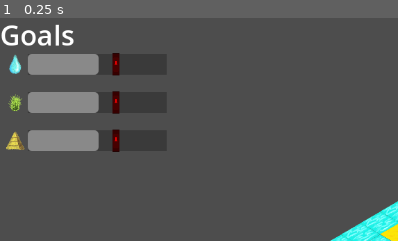
Above: before the commit, frame 1.
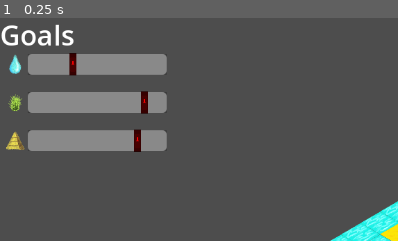
Above: after the commit, the same moment.

Repository: matouseek/game_jam_24
Game: Godot game, scene res://scenes/game.tscn
The game is run twice, just before and just after one commit, with the same random seed, the same clock (stepped at 60 frames per second) and the same inputs. The engine's default icon, where the game draws it, is replaced by a stand-in: a white triangle on a blue panel in a dark square.
Inputs:
- Up to frame 1 (0.25 s): no input
The pictures show only the part of the screen within x 0-50%, y 0-50%; the shares and areas given below are measured in that part.

The runs differ from the first frame. In frame 1, 5.2% of the frame differs, in the area x 17-42%, y 15-61%.

Commit message:
Setting goals works

Diff:
--- a/project.godot
+++ b/project.godot
@@ -19,6 +19,7 @@
 
 PS="*res://scripts/player_state.gd"
 HUD="*res://scenes/hud.tscn"
+G="*res://scripts/goals.gd"
 
 [display]
 
--- a/scenes/hud.tscn
+++ b/scenes/hud.tscn
@@ -93,6 +93,7 @@
 offset_right = 240.0
 offset_bottom = 30.0
 theme_override_styles/background = SubResource("StyleBoxFlat_fhote")
+max_value = 50.0
 value = 50.0
 show_percentage = false
 metadata/_edit_use_anchors_ = true
@@ -118,6 +119,7 @@
 offset_right = 240.0
 offset_bottom = 30.0
 theme_override_styles/background = SubResource("StyleBoxFlat_fhote")
+max_value = 50.0
 value = 50.0
 show_percentage = false
 metadata/_edit_use_anchors_ = true
@@ -143,6 +145,7 @@
 offset_right = 240.0
 offset_bottom = 30.0
 theme_override_styles/background = SubResource("StyleBoxFlat_fhote")
+max_value = 50.0
 value = 50.0
 show_percentage = false
 metadata/_edit_use_anchors_ = true
--- a/scripts/environment.gd
+++ b/scripts/environment.gd
@@ -39,7 +39,7 @@
 func set_map() -> void:
 	for i in range(ENV_SIZE):
 		for j in range(ENV_SIZE):
-			print("Setting cell to",terrain[i][j])
+			#print("Setting cell to",terrain[i][j])
 			$TileMapLayer.set_cell(Vector2i(i,j),get_tile_id(terrain[i][j]),Vector2i(0,0))
 
 func get_tile_id(type : TileTypes) -> int:
--- a/scripts/goals.gd
+++ b/scripts/goals.gd
@@ -1,11 +1,23 @@
 extends Node2D
 
+enum TileTypes {
+	WATER,
+	MEADOW,
+	DESERT
+}
 
-# Called when the node enters the scene tree for the first time.
+var goals = {}
+
 func _ready() -> void:
-	pass # Replace with function body.
-
-
-# Called every frame. 'delta' is the elapsed time since the previous frame.
-func _process(delta: float) -> void:
-	pass
+	var sum = 0
+	var val = randf_range(0.25,0.45)
+	goals[TileTypes.DESERT] = val
+	HUD.set_goal(TileTypes.DESERT,val)
+	sum+=val
+	val = randf_range(0.25,0.45)
+	goals[TileTypes.MEADOW] = val
+	HUD.set_goal(TileTypes.MEADOW,val)
+	sum+= val
+	goals[TileTypes.WATER] = 1-sum
+	HUD.set_goal(TileTypes.WATER,1-sum)
+	print(goals)
--- a/scripts/hud.gd
+++ b/scripts/hud.gd
@@ -1,10 +1,18 @@
 extends CanvasLayer
-
+var MAX_SHARE = 0.5
 @onready var action_nodes = {
 	PS.PlayerEffects.RAIN : $Actions/Rain/Sprite2D,
 	PS.PlayerEffects.DRAUGHT : $Actions/Draught/Sprite2D,
 	PS.PlayerEffects.MAJORITY : $Actions/Majority/Sprite2D
 }
+
+@onready var goals_nodes = {
+	G.TileTypes.WATER : $Goals/Water/Sprite2D,
+	G.TileTypes.MEADOW :  $Goals/Meadow/Sprite2D,
+	G.TileTypes.DESERT :  $Goals/Desert/Sprite2D
+}
+
+
 
 func _ready() -> void:
 	update_hud()
@@ -31,3 +39,8 @@
 
 func reset_hud():
 	action_nodes[PS.selected_effect].modulate = Color(1, 1, 1)
+
+func set_goal(type: G.TileTypes, value:float):
+	var sprite = goals_nodes[type]
+	print(sprite.position)
+	sprite.position.x = 44 + int(190*(value/MAX_SHARE))
